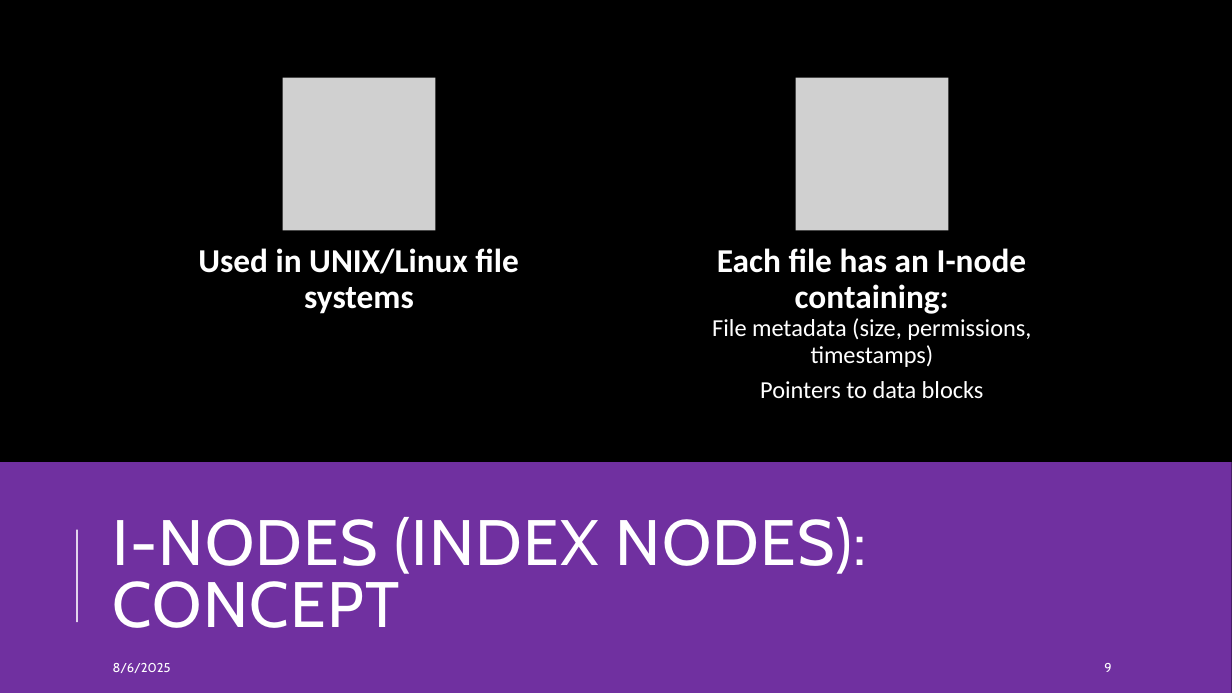
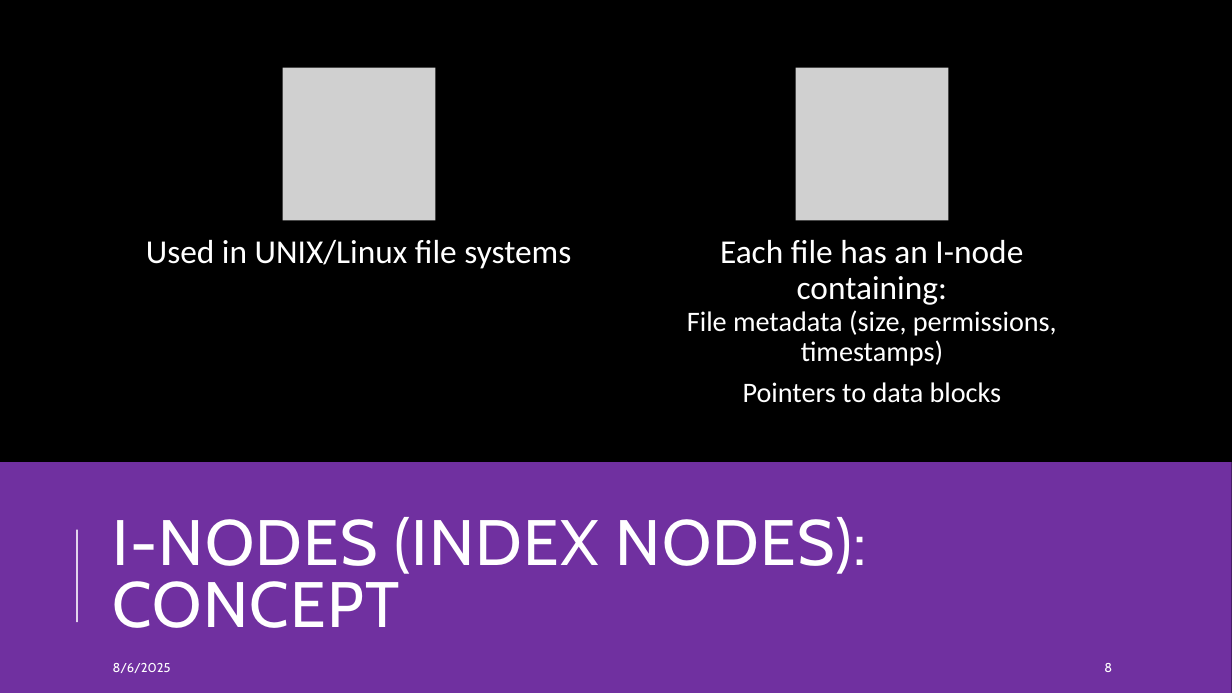
Before and after one commit to AyuTUL/IV, a slide deck: slide 8 of OS/Linked-List Allocation Using a Table in Memory.pptx (slide 9 before the commit). Drawn at 1232x693 pixels with LibreOffice and Linux fonts; fonts in the diff are those of the drawing; grey boxes stand for pictures. Boxes give left, top, right and bottom in pixels: in the first picture for what was removed or moved away, otherwise in the second. Text is boxed around its words. In the diff, an @@ line names an element or a change of style, - is before the commit and + after.

```diff
--- a/OS/Linked-List Allocation Using a Table in Memory.pptx
+++ b/OS/Linked-List Allocation Using a Table in Memory.pptx
@@ text "Used in UNIX/Linux file systems" at box(146, 240, 571, 269): bold off @@
@@ 2 pictures, 2 texts: place and size @@
-2 pictures, 2 texts at box(198, 78, 1027, 314)
+2 pictures, 2 texts at box(146, 67, 1023, 305)
@@ text "Each file has an I-node ..." at box(720, 240, 1023, 305): bold off @@
@@ text "File metadata (size, permissions, timestamps)": place and size @@
-text "File metadata (size, permissions, timestamps)" at box(712, 318, 1031, 398)
+text "File metadata (size, permissions, timestamps)" at box(687, 310, 1057, 403)
@@ text "File metadata (size, permissions, timestamps)" at box(687, 310, 1057, 403): size 19 to 22 pt; more space between paragraphs @@
@@ page number at box(1104, 663, 1112, 672): text changed @@
-9
+8
```
Also in this commit, not shown: 10 other slides changed, 1 slide removed.
